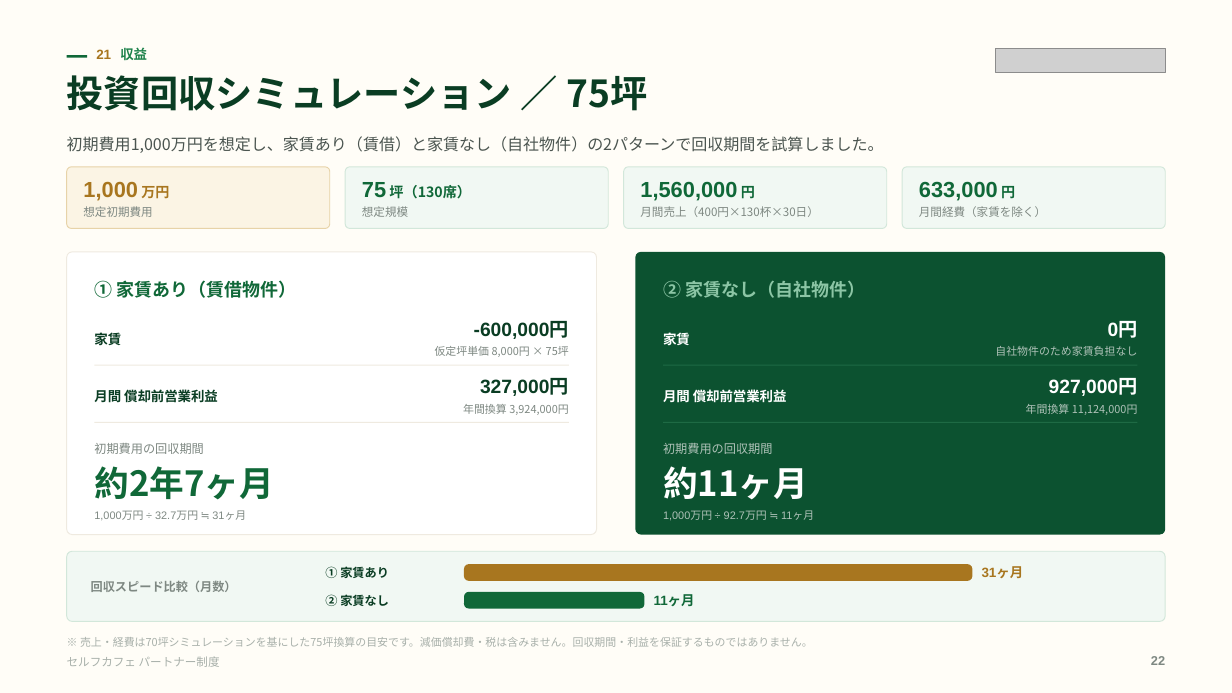
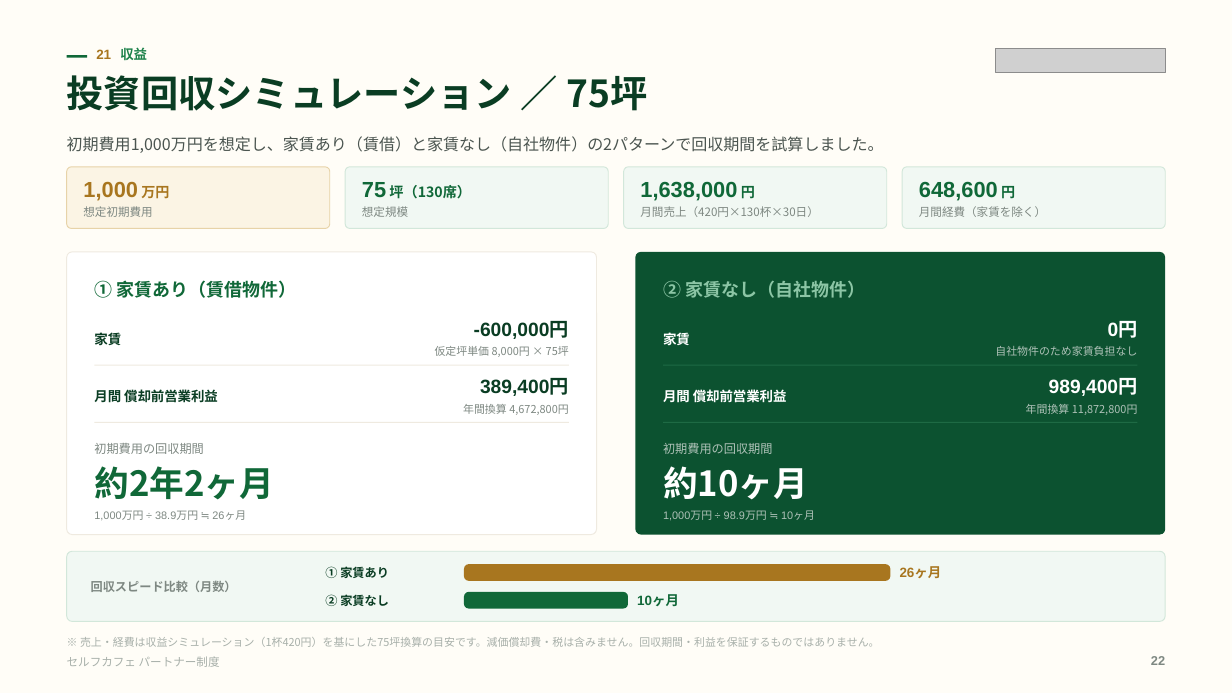
Before and after one commit to a5408071-cmd/suzuki-ceo, a slide deck: slide 22 of selfcafe-partner-deck/selfcafe-partner-deck.pptx. Drawn at 1232x693 pixels with LibreOffice and Linux fonts; fonts in the diff are those of the drawing; grey boxes stand for pictures. Boxes give left, top, right and bottom in pixels: in the first picture for what was removed or moved away, otherwise in the second. Text is boxed around its words. In the diff, an @@ line names an element or a change of style, - is before the commit and + after.

```diff
--- a/selfcafe-partner-deck/selfcafe-partner-deck.pptx
+++ b/selfcafe-partner-deck/selfcafe-partner-deck.pptx
@@ text at box(640, 206, 818, 217): text changed @@
-月間売上（400円×130杯×30日）
+月間売上（420円×130杯×30日）
@@ text at box(640, 181, 755, 201): text changed @@
-1,560,000 円
+1,638,000 円
@@ text at box(919, 181, 1015, 201): text changed @@
-633,000 円
+648,600 円
@@ text at box(480, 378, 569, 396): text changed @@
-327,000円
+389,400円
@@ text at box(1049, 378, 1138, 396): text changed @@
-927,000円
+989,400円
@@ text at box(463, 404, 568, 415): text changed @@
-年間換算 3,924,000円
+年間換算 4,672,800円
@@ text at box(1026, 404, 1138, 415): text changed @@
-年間換算 11,124,000円
+年間換算 11,872,800円
@@ text at box(94, 466, 274, 500): text changed @@
-約2年7ヶ月
+約2年2ヶ月
@@ text at box(663, 466, 808, 500): text changed @@
-約11ヶ月
+約10ヶ月
@@ text at box(94, 511, 246, 520): text changed @@
-1,000万円 ÷ 32.7万円 ≒ 31ヶ月
+1,000万円 ÷ 38.9万円 ≒ 26ヶ月
@@ text at box(663, 511, 815, 520): text changed @@
-1,000万円 ÷ 92.7万円 ≒ 11ヶ月
+1,000万円 ÷ 98.9万円 ≒ 10ヶ月
@@ rounded rectangle: place and size @@
-rounded rectangle at box(464, 565, 972, 581)
+rounded rectangle at box(464, 565, 890, 581)
@@ text at box(900, 567, 942, 578): text changed @@
-31ヶ月
+26ヶ月
@@ rounded rectangle: place and size @@
-rounded rectangle at box(464, 592, 644, 609)
+rounded rectangle at box(464, 592, 628, 609)
@@ text at box(637, 594, 679, 606): text changed @@
-11ヶ月
+10ヶ月
@@ text at box(80, 637, 880, 647): text changed @@
-※ 売上・経費は70坪シミュレーションを基にした75坪換算の目安です。減価償却費・税は含みません。回収期間・利益を保証するものではありません。
+※ 売上・経費は収益シミュレーション（1杯420円）を基にした75坪換算の目安です。減価償却費・税は含みません。回収期間・利益を保証するものではありません。
```
Also in this commit, not shown: 4 other slides changed, 22 other files.
